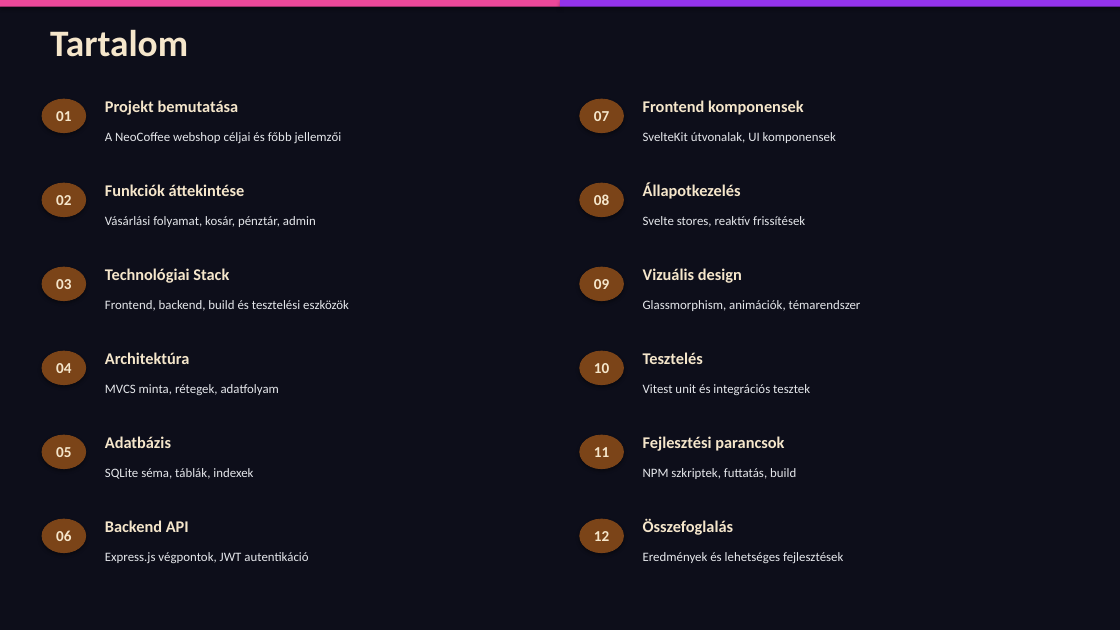
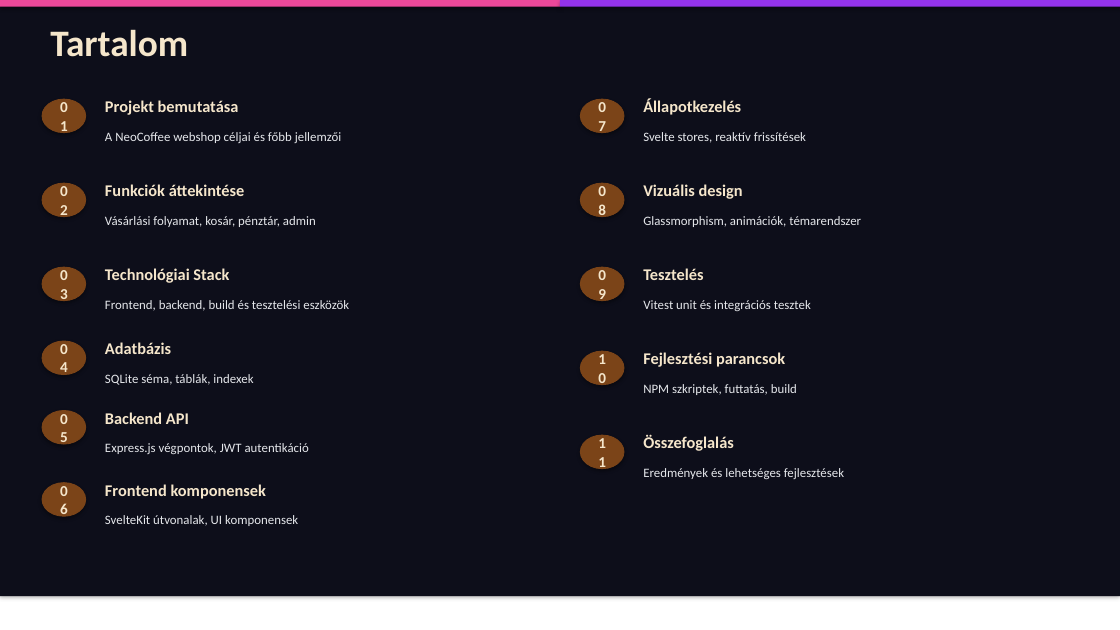
Before and after one commit to KristOOFF/webaruhaz, a slide deck: slide 2 of NeoCoffee_Webáruház_Prezentáció.pptx. Drawn at 1120x630 pixels with LibreOffice and Linux fonts; fonts in the diff are those of the drawing. Boxes give left, top, right and bottom in pixels: in the first picture for what was removed or moved away, otherwise in the second. Text is boxed around its words. In the diff, an @@ line names an element or a change of style, - is before the commit and + after.

Commit message:
Updated presentation.

```diff
--- a/NeoCoffee_Webáruház_Prezentáció.pptx
+++ b/NeoCoffee_Webáruház_Prezentáció.pptx
@@ rectangle: place and size @@
-rectangle at (0, 0, 1120, 630)
+rectangle at (0, 0, 1120, 597)
@@ text "Állapotkezelés": place and size @@
-text "Állapotkezelés" at (643, 183, 741, 199)
+text "Állapotkezelés" at (643, 99, 741, 115)
@@ text "Svelte stores, reaktív frissítések": place and size @@
-text "Svelte stores, reaktív frissítések" at (643, 216, 805, 227)
+text "Svelte stores, reaktív frissítések" at (643, 132, 806, 143)
@@ text "Vizuális design": place and size @@
-text "Vizuális design" at (643, 268, 742, 283)
+text "Vizuális design" at (643, 184, 743, 199)
@@ text "Glassmorphism, animációk, témarendszer": place and size @@
-text "Glassmorphism, animációk, témarendszer" at (643, 300, 861, 311)
+text "Glassmorphism, animációk, témarendszer" at (643, 216, 861, 227)
@@ text "Tesztelés": place and size @@
-text "Tesztelés" at (643, 352, 703, 364)
+text "Tesztelés" at (643, 268, 703, 280)
@@ text in ellipse at (598, 270, 606, 304): text changed @@
-09
+0
+9
@@ text "Vitest unit és integrációs tesztek": place and size @@
-text "Vitest unit és integrációs tesztek" at (643, 384, 810, 395)
+text "Vitest unit és integrációs tesztek" at (643, 300, 811, 311)
@@ ellipse "04": place and size @@
-ellipse "04" at (42, 351, 86, 385)
+ellipse "04" at (42, 341, 86, 375)
@@ text "Adatbázis": place and size @@
-text "Adatbázis" at (105, 436, 171, 448)
+text "Adatbázis" at (105, 342, 171, 354)
@@ text removed at (105, 352, 190, 364) @@
-Architektúra
@@ text "Fejlesztési parancsok": place and size @@
-text "Fejlesztési parancsok" at (643, 436, 784, 451)
+text "Fejlesztési parancsok" at (643, 352, 785, 367)
@@ text "SQLite séma, táblák, indexek": place and size @@
-text "SQLite séma, táblák, indexek" at (105, 468, 253, 479)
+text "SQLite séma, táblák, indexek" at (105, 374, 253, 385)
@@ text removed at (105, 384, 279, 395) @@
-MVCS minta, rétegek, adatfolyam
@@ text "NPM szkriptek, futtatás, build": place and size @@
-text "NPM szkriptek, futtatás, build" at (643, 468, 796, 479)
+text "NPM szkriptek, futtatás, build" at (643, 384, 797, 395)
@@ ellipse "05": place and size @@
-ellipse "05" at (42, 435, 86, 469)
+ellipse "05" at (42, 411, 86, 444)
@@ text "Backend API": place and size @@
-text "Backend API" at (105, 520, 189, 532)
+text "Backend API" at (105, 412, 189, 424)
@@ text "Express.js végpontok, JWT autentikáció": place and size @@
-text "Express.js végpontok, JWT autentikáció" at (105, 552, 308, 563)
+text "Express.js végpontok, JWT autentikáció" at (105, 443, 309, 454)
@@ text "Összefoglalás": place and size @@
-text "Összefoglalás" at (643, 519, 734, 535)
+text "Összefoglalás" at (643, 435, 734, 451)
@@ text "Frontend komponensek": place and size @@
-text "Frontend komponensek" at (643, 100, 803, 115)
+text "Frontend komponensek" at (105, 484, 266, 499)
@@ text "Eredmények és lehetséges fejlesztések": place and size @@
-text "Eredmények és lehetséges fejlesztések" at (643, 552, 843, 563)
+text "Eredmények és lehetséges fejlesztések" at (643, 468, 844, 479)
@@ ellipse "06": place and size @@
-ellipse "06" at (42, 519, 86, 553)
+ellipse "06" at (42, 483, 86, 517)
@@ text "SvelteKit útvonalak, UI komponensek": place and size @@
-text "SvelteKit útvonalak, UI komponensek" at (643, 132, 836, 143)
+text "SvelteKit útvonalak, UI komponensek" at (105, 515, 298, 526)
@@ ellipse removed at (580, 519, 623, 553) @@
-12
```
Also in this commit, not shown: 5 other slides changed, 13 slides removed.
